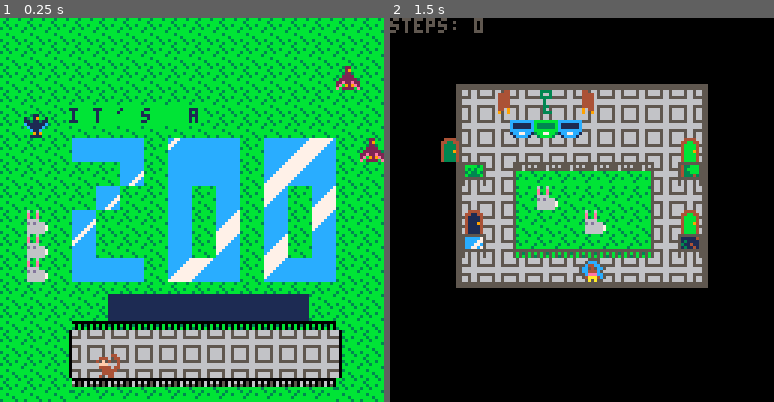
Above: before the commit, frames 1-2 (left to right).
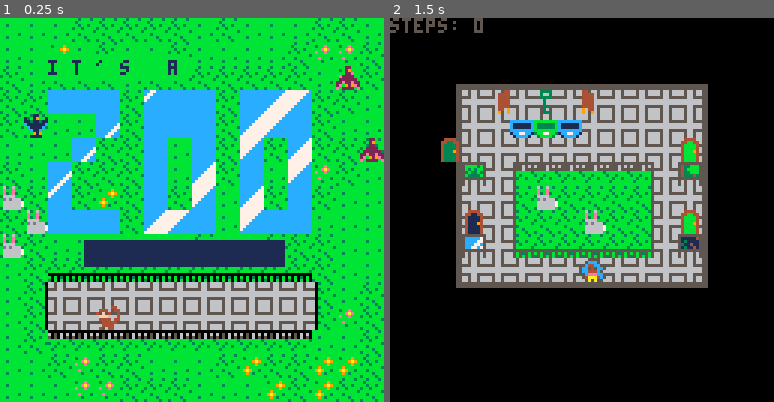
Above: after the commit, the same moments.

Repository: avalkyrie/zoo-game
Game: PICO-8 cartridge zoo.p8
Two runs of this game, one before a commit and one after it. Both use one fixed random seed, a clock stepped at 60 frames per second and the inputs below.
Inputs:
- Up to frame 1 (0.25 s): no input
- Up to frame 2 (1.5 s): tap O (Z key) at 0.33, 0.7, 1.43 s; tap X (X key) at 1.07 s

The runs differ from the first frame. In frame 1, 53% of the frame differs, in the area x 0-100%, y 0-100%; in frame 2, nothing differs.

Commit message:
Update with new title screen

Diff:
--- a/zoo.p8
+++ b/zoo.p8
@@ -325,10 +325,10 @@
 	if (state.lvl == 0) then
 		-- start menu
 		maprect = {112, 0, 16, 16, 0, 0}
-		aa(animals, index.rabbit, {2,9,2,10,3,11})
+		aa(animals, index.rabbit, {2,9,2,10,1,8})
 		aa(animals, index.bbird1, {2,5})
 		aa(animals, index.pbird2, {15,2,16,5})
-		animals[5][15] = index.monkey
+		animals[5][13] = index.monkey
 	elseif (state.lvl == 1) then
 		-- plaza
 		maprect = {0, 24, 10, 8, 3, 3}
@@ -622,11 +622,12 @@
 	map(maprect[1], maprect[2], maprect[5]*gridsize, maprect[6]*gridsize, maprect[3], maprect[4])
 
 	-- draw text
-	rectfill(38-2,94-2,102,100, 1)
-	rectfill(23-1,30-1,66,35, 11)
-	print ("i t ' s   a",  23, 30, 1)
+	rectfill(16-2,13-1,62,20, 11)
+	print ("i t ' s   a",  16, 14, 1)
+
+	rectfill(30-2,76-2,94,82, 1)
 	if (tick % 120 >= 60) then
-		print("press z to start", 38, 94, 13)
+		print("press z to start", 30, 76, 13)
 	end
 
 	-- draw sprites
@@ -1436,22 +1437,22 @@
 333333333344443333444433333333333b3bb3b3bb3bb3b0bb3bbbbb50000000503bb3bb06700006000006007777770000077700000000000000000000000000
 33333333334444333344443333333333333b3333b3bbbbb0bbbb3bbb60b030b060bbbbbb00670000700600007700000000070700000000000000000000000000
 333333333344443333444433333333333333b333bbbbbbb03bbbb3bb60b0b0b060bbbbbb00060000000000000000000000777700000000000000000000000000
-ccccccccccccccc77777777ccccccccccc77cccc603bbb3bbb3bbb30000000000000000011111111111111111111111155555555555555550000000000000000
-cccccccccccccc77777777ccccccccccc77ccccc60bbbbbbb3bbbbb0000000000000000011111111111111111141141155555555555555550000000000000000
-ccccccccccccc77777777ccccccccccc77cccccc503bb3bbbb3bb3b0000000000000000011111111113111111111111155555555555555550000000000000007
-cccccccccccc77777777ccccccccccc77ccccccc60b3bbbb3bb3bbb0000000000000000011111111131113111111111155555555555555550000000000077007
-ccccccccccc77777777ccccccccccc77cccccccc60bbbbb3bbbbbbb0000000000000000011111111113131111111411455555555555555550000000000707000
-cccccccccc77777777ccccccccccc77ccccccccc503bbbbbbb3bbbb0000000000000000011111111131113111411111155555555555555550000000000770070
-ccccccccc77777777ccccccccccc77cccccccccc60bb3bbbbbbb3bb0000000000000000011111111113131111141141157756675555555550000000007000077
-cccccccc77777777ccccccccccc77ccccccccccc60bbb3bb3bbbb3b0000000000000000011111111111111111111111166777776555555550000000000000700
-11777711000550001111111117111117cccccccc77777777000000000000000000000000555555550000000000000000cccccccccccccccc0000000000000000
-17cccc71005555001111111771111111ccccccccccc7cc7c000000000ee00ee00ee0ee00565557550544445000000000c544445cc15555170000007000000070
-7ccc7cc700aaaaa07111117111117111cccccccccccccccc00000000e88ee88ee88e88e0555555550454454005444450c454454cc51551670000700000000700
-7cccc7c70055550a1111711117171111cccccccccccccccc00000000e888888ee88888e0555555750445544004544540c445544cc551166c0077070000000770
-7cccc7c70055550a1117171111711111cccccccccccccccc00000000e888888e0e888e00555655550445544004455440c445544cc55166570770070000007700
-7ccc7cc700aaaa0a1171111111111111cccccccccccccccc000000000e8888e000e8e000555557550454454004455440c454454cc516616c0077700007770700
-17cccc71005555a07111111111117171c7cc7ccccccccccc0000000000e88e00000e0000575565550544445004544540c544445cc166561c0000700070077000
-1177771100555500171111171111171177777777cccccccc00000000000ee00000000000555555560000000005444450ccccccccc77c7ccc0000000770077007
+ccccccccccccccc77777777ccccccccccc77cccc603bbb3bbb3bbb30bbbbbbbbbbbbbbbb11111111111111111111111155555555555555550000000000000000
+cccccccccccccc77777777ccccccccccc77ccccc60bbbbbbb3bbbbb0b3bbebbbb3bbb9bb11111111111111111141141155555555555555550000000000000000
+ccccccccccccc77777777ccccccccccc77cccccc503bb3bbbb3bb3b0bbbeaebbbbbb9a9b11111111113111111111111155555555555555550000000000000007
+cccccccccccc77777777ccccccccccc77ccccccc60b3bbbb3bb3bbb0bebbebbbbbbbb9bb11111111131113111111111155555555555555550000000000077007
+ccccccccccc77777777ccccccccccc77cccccccc60bbbbb3bbbbbbb0bbbbbbbbbb9bbbbb11111111113131111111411455555555555555550000000000707000
+cccccccccc77777777ccccccccccc77ccccccccc503bbbbbbb3bbbb0bbebbb3bb9a9bb3b11111111131113111411111155555555555555550000000000770070
+ccccccccc77777777ccccccccccc77cccccccccc60bb3bbbbbbb3bb0bbb3bbbbbb9b3bbb11111111113131111141141157756675555555550000000007000077
+cccccccc77777777ccccccccccc77ccccccccccc60bbb3bb3bbbb3b0bbbbbbbbbbbbbbbb11111111111111111111111166777776555555550000000000000700
+11777711000550001111111117111117cccccccc77777777bbbbbbbb0000000000000000555555550000000000000000cccccccccccccccc0000000000000000
+17cccc71005555001111111771111111ccccccccccc7cc7cbbbbbbbb0ee00ee00ee0ee00565557550544445000000000c544445cc15555170000007000000070
+7ccc7cc700aaaaa07111117111117111ccccccccccccccccbb3bbbbbe88ee88ee88e88e0555555550454454005444450c454454cc51551670000700000000700
+7cccc7c70055550a1111711117171111ccccccccccccccccbbbbbbbbe888888ee88888e0555555750445544004544540c445544cc551166c0077070000000770
+7cccc7c70055550a1117171111711111ccccccccccccccccbbbbbbbbe888888e0e888e00555655550445544004455440c445544cc55166570770070000007700
+7ccc7cc700aaaa0a1171111111111111ccccccccccccccccbbbbbb3b0e8888e000e8e000555557550454454004455440c454454cc516616c0077700007770700
+17cccc71005555a07111111111117171c7cc7cccccccccccbb3bbbbb00e88e00000e0000575565550544445004544540c544445cc166561c0000700070077000
+1177771100555500171111171111171177777777ccccccccbbbbbbbb000ee00000000000555555560000000005444450ccccccccc77c7ccc0000000770077007
 00000000000000000000000000000000000000000000000000000000000000000000000000000000000000900900000000000090000009000000000000550000
 00ccc00000cccc0000cccc0000cccc0000cccc0000ccc00000ccc00000cccc0000cccc0000cccc0000cccc9009cccc0000cccc9000ccc90000ccc00009955000
 0c44cc000cc444c00cc444c00cc444c00cc444c00ccccc000ccccc000c444cc00c444cc00c444cc00cc9999009999cc00cc999900c9999000c44cc0000555500
@@ -1549,25 +1550,25 @@
 00010000000c000000030000000b0000a077777700777777a0777777777777777277777772777777777777770000000000000000000000000000000000000000
 00011100000ccc0000033300000bbb00a07777770077777700777777777777777277777772777777777777770000000000000000000000000000000000000000
 __gff__
-0043438000810000000500010100000000818180000001000005010101000000050505050500000000010101808001010000434305050000008080808181010100000000000000000000000000000000000000000000000000000000000000000000000000000000000000000000000000000000000000000000000000404000
+0043438000810000000500010100000000818180000001000005010101000000050505050500000101010101808001010000434305050100008080808181010100000000000000000000000000000000000000000000000000000000000000000000000000000000000000000000000000000000000000000000000000404000
 0000000000000000000000000000000000000040404000000000000000000000000000404040000000000000000000000000004040400000000000000000000000000000000000000000000000000000000000000000000000000000000000000000000100000000000000000000000000000000000000000000000000000000
 __map__
-20202020202020202c20202020202020000a0a0a000a0a0a0a0a0a0a00000000000000000000000000000000000000000000000000000000000000000000000000000000000000000000000000000000000000000000000000000000000000000000000000000000000000000000000016161616161616161616161616161616
-2020202020202020202020202020202000000000000a0a0a0a0a0a0a00000000000000000000000000000000000000000000000000000000000000000000000000000000000000000000000000000000000000000000000000000000000000000000000000000000000000000000000016161616161616161616161616161616
-2d2d2020202d2c2c202020202020202000000000000a0a000a0a0a0a0a0a0000000000000000000000000000000000000000000000000000000000000000000000000000000000000000000000000000000000000000000000000000000000000000000000000000000000000000000016161616161616161616161616161616
-2d2d2020202d20202020202020202020000000000000000000000000000000000000000000000000000000000000000000000000000000000000000000000000000000000000000000000000000000000000000000000000000000000000003f0000000000000000000000000000000016161616161616161616161616161616
-2d2d2020202d20202c2c0101010101010000000000000000000000000000000000000000000000000000000000000000000000000000000000000000000000000000000000000000000000000000000000000000000000000000000000000b0c0000000000000000000000000000000016161616161616161616161616161616
-2c2c2020202d20200715010101010101000a0a0a0a0a00000000000000000000000000000000000000000000000000000000000000000000000000000000000000000000000000000000000000000000000000000000000000000000002f1b1c2f00000000000000000000000000000016161620202016242020162021221616
-20202020202c2020162616161616161600000000000000000000000000000000000000000000000000000000000000000000000000000000000000000000000000000000000000000000000000000000000000000000000000000000003e2e3f2e00000000000000000000000000000016161616162316202020162122201616
-202020202020202016261616161616160000000000000a0a0a0a0a0a00000000000000000000000000000000000000000000000000000000000000000000000000000000000000000000000000000000000000000000000000000000000000000000000000000000000000000000000016161616231616201620162216211616
-1014101412101014101014141410101012101012101010100000000000000000000000000000000000000000000000000000000000000000000000000000000000000000000000000000000000000000000000000000000000000000000000000000000000000000000000000000000016161623161616201621162016221616
-1410141412101410101010141414101012101012101010100000000000000000000000000000000000000000000000000000000000000000000000000000000000000000000000000000000000000000000000000000000000000000000000000000000000000000000000000000000016161624161616201622162116201616
-1010141012131313141210141410141012101010101012140000000000000000000000000000000000000000000000000000000000000000000000000000000000000000000000000000000000000000000000000000000000000000000000000000000000000000000000000000000016161620202016212220162220201616
-1012101412141010101214121414101012101313131311130000000000000000000000000000000000000000000000000000000000000000000000000000000000000000000000000000000000000000000000000000000000000000000000000000000000000000000000000000000016161616161616161616161616161616
-1012141012101410101210121414141012101010101012140000000000000000000000000000000000000000000000000000000000000000000000000000000000000000000000000000000000000000000000000000000000000000000000000000000000000000000000000000000016161606060606060606060606061616
-1412101011131313131113121014101012141010101012100000000000000000000000000000000000000000000000000000000000000000000000000000000000000000000000000000000000000000000000000000000000000000000000000000000000000000000000000000000016162605050505050505050505052516
-101210101210141014121012141010101210141012141210000000000000000000002d2d20202020202d2d00000000000000000000000000000000000000000000000000000000000000000000000000000000000000000000000000000000000000000000000000000000000000000016162605050505050505050505052516
-141203030101010110121412101412101014101012101210000000000000000000002d2d202020a0a1a22d00000000000000000000000000000000000000000000000000000000000000000000000000000000000000000000000000000000000000000000000000000000000000000016161607070707070707070707071616
+20202020202020202c20202020202020000a0a0a000a0a0a0a0a0a0a00000000000000000000000000000000000000000000000000000000000000000000000000000000000000000000000000000000000000000000000000000000000000000000000000000000000000000000000036363616161616163616363636161636
+2020202020202020202020202020202000000000000a0a0a0a0a0a0a00000000000000000000000000000000000000000000000000000000000000000000000000000000000000000000000000000000000000000000000000000000000000000000000000000000000000000000000036362836163636163636363616272716
+2d2d2020202d2c2c202020202020202000000000000a0a000a0a0a0a0a0a0000000000000000000000000000000000000000000000000000000000000000000000000000000000000000000000000000000000000000000000000000000000000000000000000000000000000000000016361616163616161616161616362716
+2d2d2020202d20202020202020202020000000000000000000000000000000000000000000000000000000000000000000000000000000000000000000000000000000000000000000000000000000000000000000000000000000000000003f0000000000000000000000000000000016162020201624202016202122161636
+2d2d2020202d20202c2c0202010202020000000000000000000000000000000000000000000000000000000000000000000000000000000000000000000000000000000000000000000000000000000000000000000000000000000000000b0c0000000000000000000000000000000016163636231620202016212220163636
+2c2c2020202d20200715010101010101000a0a0a0a0a00000000000000000000000000000000000000000000000000000000000000000000000000000000000000000000000000000000000000000000000000000000000000000000002f1b1c2f00000000000000000000000000000036363623161620362016221621161616
+20202020202c2020162616161616161600000000000000000000000000000000000000000000000000000000000000000000000000000000000000000000000000000000000000000000000000000000000000000000000000000000003e2e3f2e00000000000000000000000000000016362316161620362116203622271636
+202020202020202016261616161616160000000000000a0a0a0a0a0a00000000000000000000000000000000000000000000000000000000000000000000000000000000000000000000000000000000000000000000000000000000000000000000000000000000000000000000000016162416281620162236211620163636
+1014101412101014101014141410101012101012101010100000000000000000000000000000000000000000000000000000000000000000000000000000000000000000000000000000000000000000000000000000000000000000000000000000000000000000000000000000000016162020201621222036222020363636
+1410141412101410101010141414101012101012101010100000000000000000000000000000000000000000000000000000000000000000000000000000000000000000000000000000000000000000000000000000000000000000000000000000000000000000000000000000000016163636363636361636361616163636
+1010141012131313141210141410141012101010101012140000000000000000000000000000000000000000000000000000000000000000000000000000000000000000000000000000000000000000000000000000000000000000000000000000000000000000000000000000000036160606060606060606060606163636
+1012101412141010101214121414101012101313131311130000000000000000000000000000000000000000000000000000000000000000000000000000000000000000000000000000000000000000000000000000000000000000000000000000000000000000000000000000000036260505050505050505050505253616
+1012141012101410101210121414141012101010101012140000000000000000000000000000000000000000000000000000000000000000000000000000000000000000000000000000000000000000000000000000000000000000000000000000000000000000000000000000000036260505050505050505050505252716
+1412101011131313131113121014101012141010101012100000000000000000000000000000000000000000000000000000000000000000000000000000000000000000000000000000000000000000000000000000000000000000000000000000000000000000000000000000000036160707070707070707070707363616
+101210101210141014121012141010101210141012141210000000000000000000002d2d20202020202d2d00000000000000000000000000000000000000000000000000000000000000000000000000000000000000000000000000000000000000000000000000000000000000000036361627161636363616281616282816
+141203030101010110121412101412101014101012101210000000000000000000002d2d202020a0a1a22d00000000000000000000000000000000000000000000000000000000000000000000000000000000000000000000000000000000000000000000000000000000000000000036363627271616163636362816281616
 2929030303030303292903030303030329290303030303032a2b292929292b2929002c2c20202020202c2c00000000000000000000000000000000000000000000000000000000000000000000000000000000000000000000000000000000000000000000000000000000000000000000000000000000000000000000000000
 29292929292b2b2a29292929292b2b2a29292929292b2b2a2a2a2929292b2b29290032323434343434323200000000000000000000000000000000000000000000000000000000000000000000000000000000000000000000000000000000000000000000000000000000000000000000000000000000000000000000000000
 0303292929292b2b0303292929292b2b0303292929292b2b2b2929292929292b290032323232323232323200000000000000000000000000000000000000000000000000000000000000000000000000000000000000000000000000000000000000000000000000000000000000000000000000000000000000000000000000
@@ -1576,53 +1577,53 @@
 2929292929292b29d729292929292b292929292929292b2929292b2929292929290020202020202020202000000000000000000000000000000000000000000000000000000000000000000000000000000000000000000000000000000000000000000000000000000000000000000000000000000000000000000000000000
 2b2b29292929292b2bf5e7e7e7e7e7e8e6e7e7e7e7e7e7e8292929292929292b290020202020202020202000000000000000000000000000000000000000000000000000000000000000000000000000000000000000000000000000000000000000000000000000000000000000000000000000000000000000000000000000
 2b2b292a292b2b2b2bf6f7f7f7f7f7f8f6f7f7f7f7f7f7d72a2929292929292b2b0020202020202020202000000000000000000000000000000000000000000000000000000000000000000000000000000000000000000000000000000000000000000000000000000000000000000000000000000000000000000000000000
-0505050505050505050500000005050505050501010101012b2b292929292929290020202020202020202000000000000000000000000000000000000000000000000000000000000000000000000000000000000000000000000000000000000000000000000000000000000000000000000000000000000000000000000000
-0505050505050505050500000005050505050501010101012929292929292929290020202020202020202000000000000000000000000000000000000000000000000000000000000000000000000000000000000000000000000000000000000000000000000000000000000000000000000000000000000000000000000000
-0505050505050505050500000005050505050501010101012929292b2929292a290020202020202020202000000000000000000000000000000000000000000000000000000000000000000000000000000000000000000000000000000000000000000000000000000000000000000000000000000000000000000000000000
-050518070707071505050000000520202005050505050505000000000000000000002d2d2d2d2d2d2d2d2d00000000000000000000000000000000000000000000000000000000000000000000000000000000000000000000000000000000000000000000000000000000000000000000000000000000000000000000000000
-050525161616162605050000000520202005050505050505000000000000000000002d2d2d2d2d2d2d2d2d00000000000000000000000000000000000000000000000000000000000000000000000000000000000000000000000000000000000000000000000000000000000000000000000000000000000000000000000000
-05052516161616260505000000052020200505180705071500000000000000000000203d2020202020202000000000000000000000000000000000000000000000000000000000000000000000000000000000000000000000000000000000000000000000000000000000000000000000000000000000000000000000000000
-05051706060606080505000000052020200505251602162600000000000000000000203d20202020203d3d00000000000000000000000000000000000000000000000000000000000000000000000000000000000000000000000000000000000000000000000000000000000000000000000000000000000000000000000000
-0505050505050505050500000005050505050525160216260000000000000000000000000000000000000000000000000000000000000000000000000000000000000000000000000000000000000000000000000000000000000000000000000000000000000000000000000000000000000000000000000000000000000000
-…(42 lines of a section not shown)…
+0505050505050505050500000000050505050501010101012b2b292929292929290020202020202020202000000000000000000000000000000000000000000000000000000000000000000000000000000000000000000000000000000000000000000000000000000000000000000000000000000000000000000000000000
+0505050505050505050500000000050505050501010101012929292929292929290020202020202020202000000000000000000000000000000000000000000000000000000000000000000000000000000000000000000000000000000000000000000000000000000000000000000000000000000000000000000000000000
+0505050505050505050500000000050505050501010101012929292b2929292a290020202020202020202000000000000000000000000000000000000000000000000000000000000000000000000000000000000000000000000000000000000000000000000000000000000000000000000000000000000000000000000000
+050518070707071505050000000020202005050505050505000000000000000000002d2d2d2d2d2d2d2d2d00000000000000000000000000000000000000000000000000000000000000000000000000000000000000000000000000000000000000000000000000000000000000000000000000000000000000000000000000
+050525161616162605050000000020202005050505050505000000000000000000002d2d2d2d2d2d2d2d2d00000000000000000000000000000000000000000000000000000000000000000000000000000000000000000000000000000000000000000000000000000000000000000000000000000000000000000000000000
+05052516161616260505000000002020200505180705071500000000000000000000203d2020202020202000000000000000000000000000000000000000000000000000000000000000000000000000000000000000000000000000000000000000000000000000000000000000000000000000000000000000000000000000
+05051706060606080505000000002020200505251601162600000000000000000000203d20202020203d3d00000000000000000000000000000000000000000000000000000000000000000000000000000000000000000000000000000000000000000000000000000000000000000000000000000000000000000000000000
+0505050505050505050500000000202020050525160116260000000000000000000000000000000000000000000000000000000000000000000000000000000000000000000000000000000000000000000000000000000000000000000000000000000000000000000000000000000000000000000000000000000000000000
+…(42 lines of a section not shown)…
